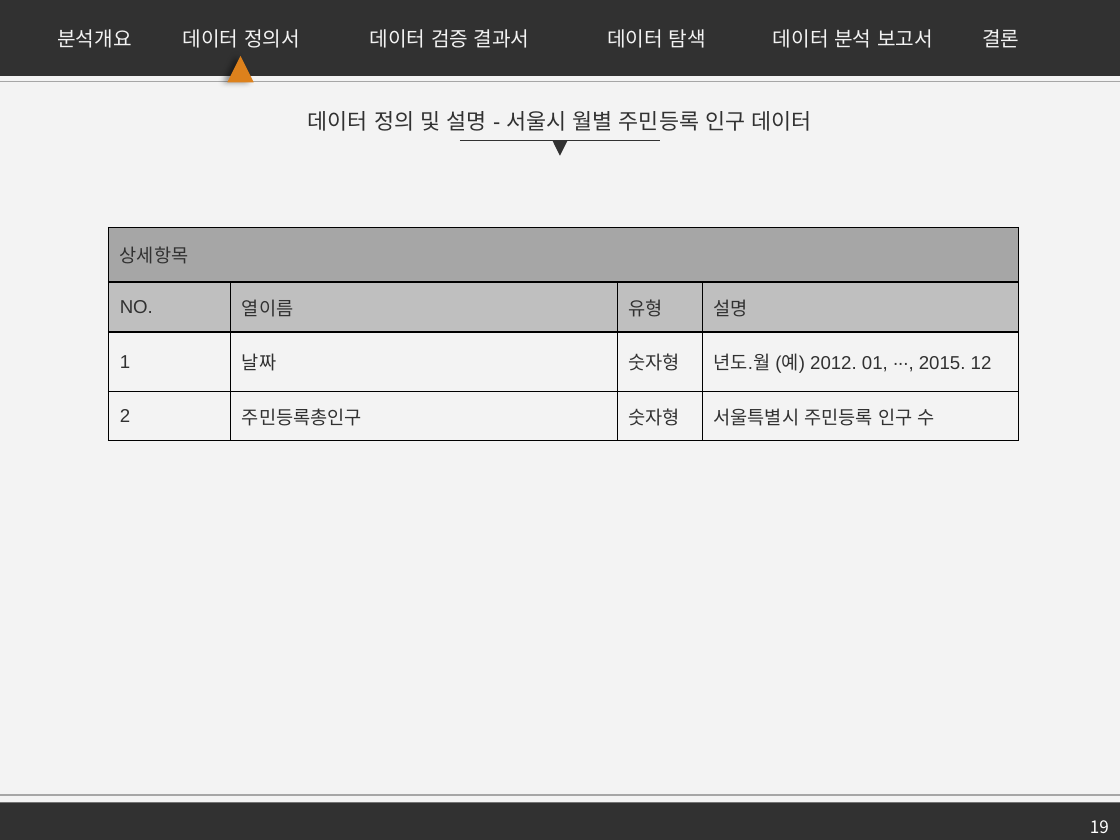
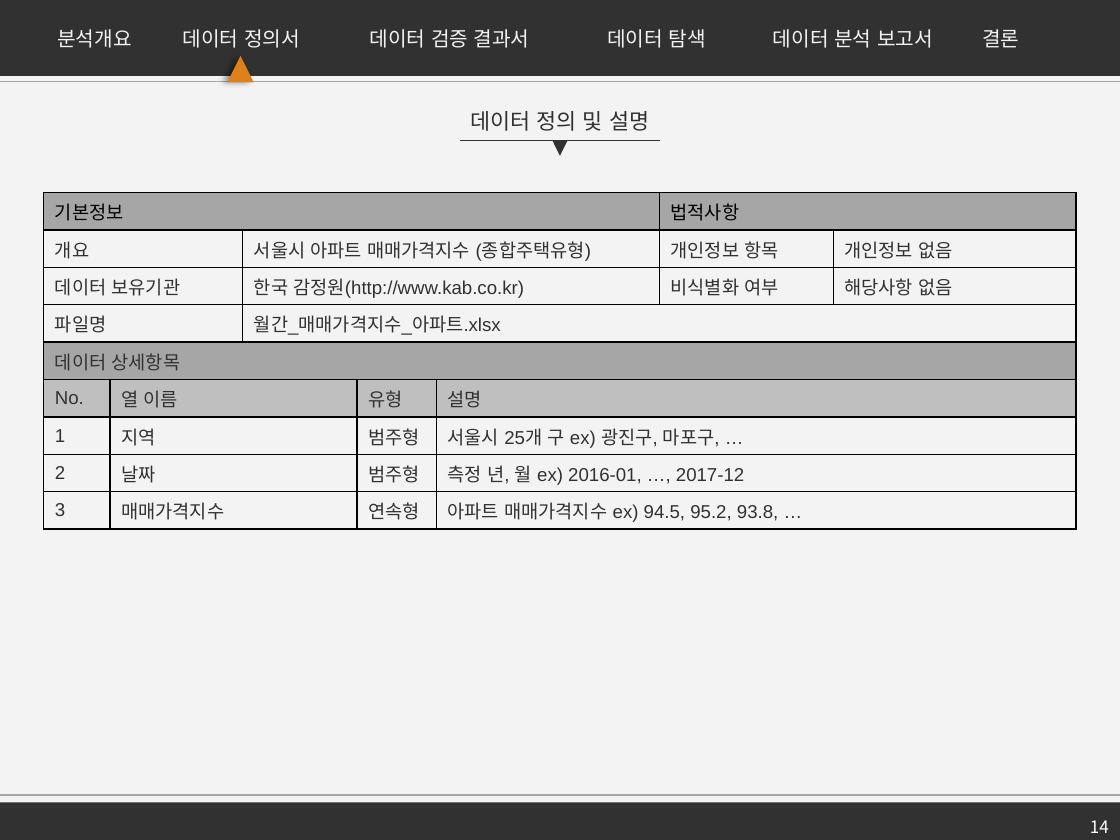
Before and after one commit to firstock/proj_sponge_bicycle, a slide deck: slide 14 of 서울시 공유자전거 수요 예측.pptx (slide 19 before the commit). Drawn at 1120x840 pixels with LibreOffice and Linux fonts; fonts in the diff are those of the drawing. Boxes give left, top, right and bottom in pixels: in the first picture for what was removed or moved away, otherwise in the second. Text is boxed around its words. In the diff, an @@ line names an element or a change of style, - is before the commit and + after.

```diff
--- a/서울시 공유자전거 수요 예측.pptx
+++ b/서울시 공유자전거 수요 예측.pptx
@@ text at [470,111,649,131]: text changed @@
-데이터 정의 및 설명 - 서울시 월별 주민등록 인구 데이터
+데이터 정의 및 설명
@@ table added at [44,193,1075,530], 9 rows, 7 columns @@
+기본정보 |  |  |  |  | 법적사항 | 
+개요 |  | 서울시 아파트 매매가격지수 (종합주택유형) |  |  | 개인정보 항목 | 개인정보 없음
+데이터 보유기관 |  | 한국 감정원(http://www.kab.co.kr) |  |  | 비식별화 여부 | 해당사항 없음
+파일명 |  | 월간_매매가격지수_아파트.xlsx |  |  |  | 
+데이터 상세항목 |  |  |  |  |  | 
+No. | 열 이름 |  | 유형 | 설명 |  | 
+1 | 지역 |  | 범주형 | 서울시 25개 구 ex) 광진구, 마포구, … |  | 
+2 | 날짜 |  | 범주형 | 측정 년, 월 ex) 2016-01, …, 2017-12 |  | 
+3 | 매매가격지수 |  | 연속형 | 아파트 매매가격지수 ex) 94.5, 95.2, 93.8, … |  | 
@@ table removed at [109,227,1018,431], 4 rows, 4 columns @@
-상세항목 |  |  | 
-NO. | 열이름 | 유형 | 설명
-1 | 날짜 | 숫자형 | 년도.월 (예) 2012. 01, ∙∙∙, 2015. 12
-2 | 주민등록총인구 | 숫자형 | 서울특별시 주민등록 인구 수
@@ page number at [1090,820,1109,833]: text changed @@
-19
+14
```
Also in this commit, not shown: 11 other slides changed, 9 slides removed.
